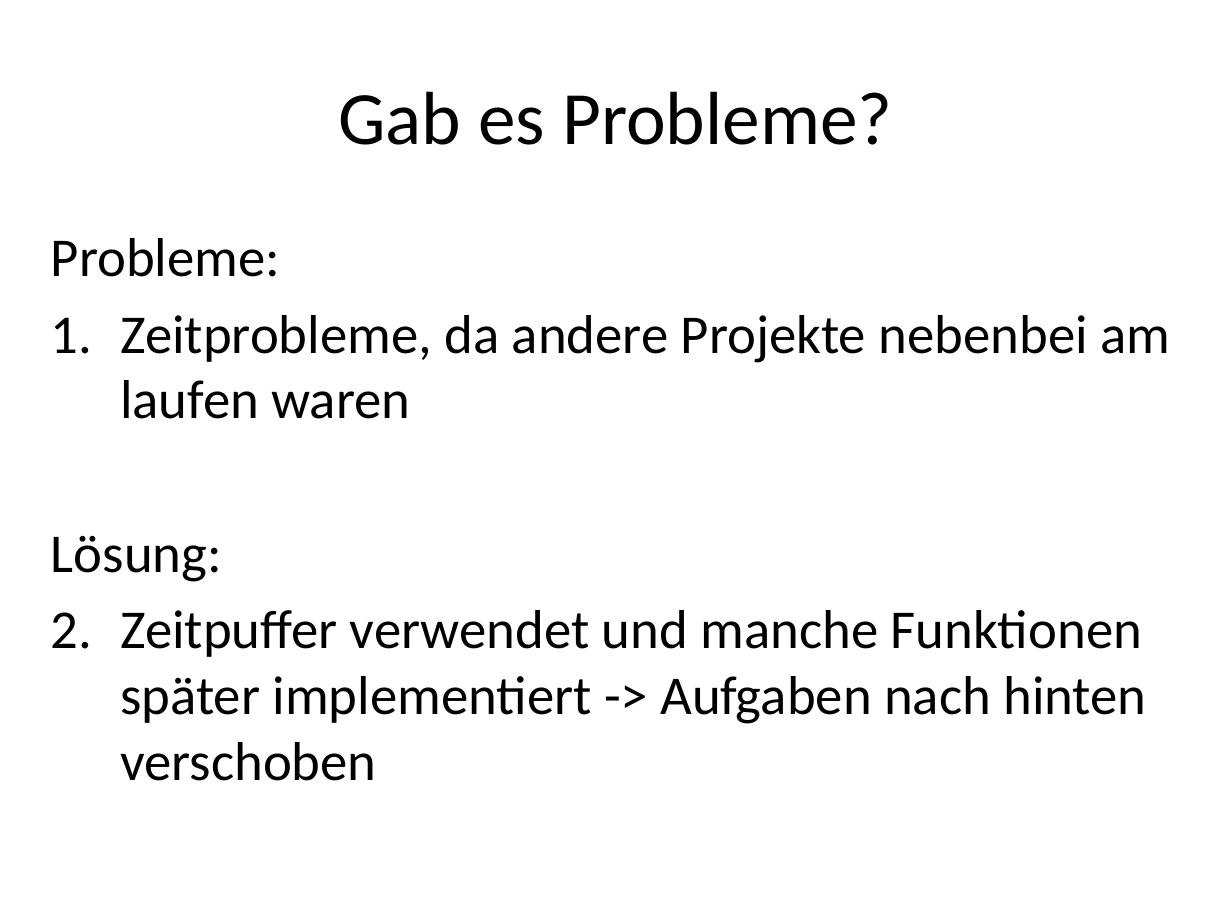
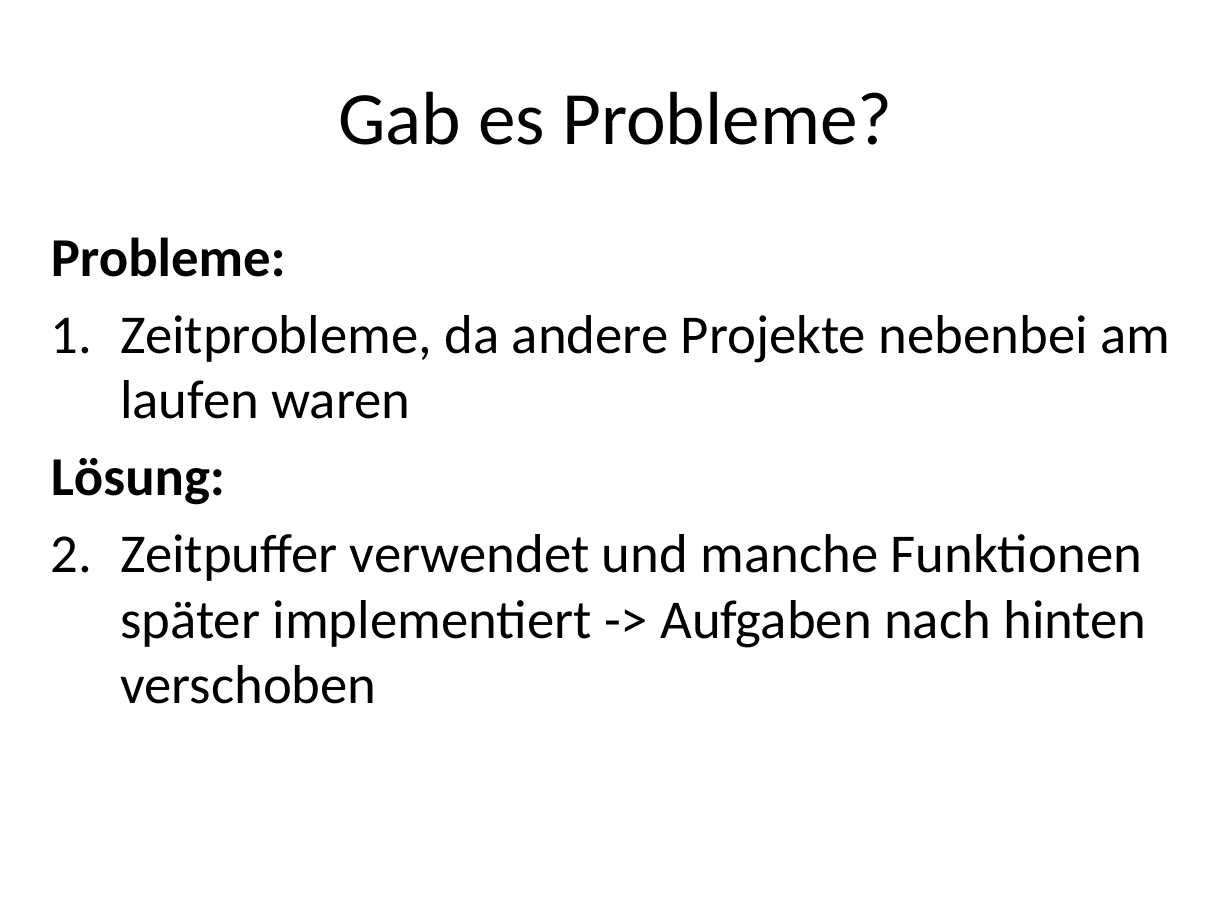
Before and after one commit to valeriapag/E-Mood-Tracker, a slide deck: slide 4 of Doku/Präsentation.pptx. Drawn at 1232x924 pixels with LibreOffice and Linux fonts; fonts in the diff are those of the drawing. Boxes give left, top, right and bottom in pixels: in the first picture for what was removed or moved away, otherwise in the second. Text is boxed around its words. In the diff, an @@ line names an element or a change of style, - is before the commit and + after.

```diff
--- a/Doku/Präsentation.pptx
+++ b/Doku/Präsentation.pptx
@@ text at (51,237,286,505): bold on in "Probleme:", "Lösung:" @@
```
Also in this commit, not shown: 2 other slides changed.
